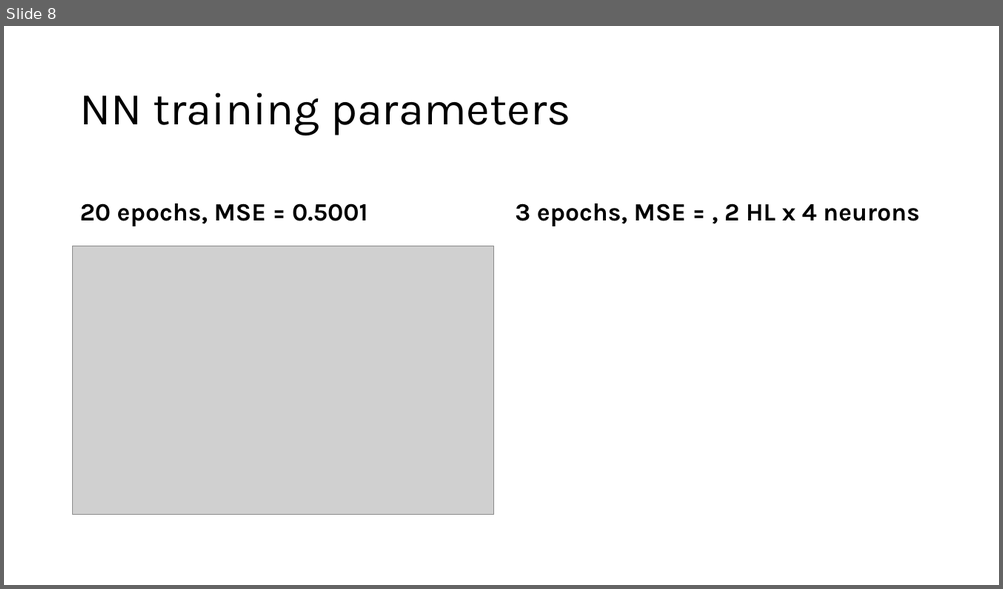
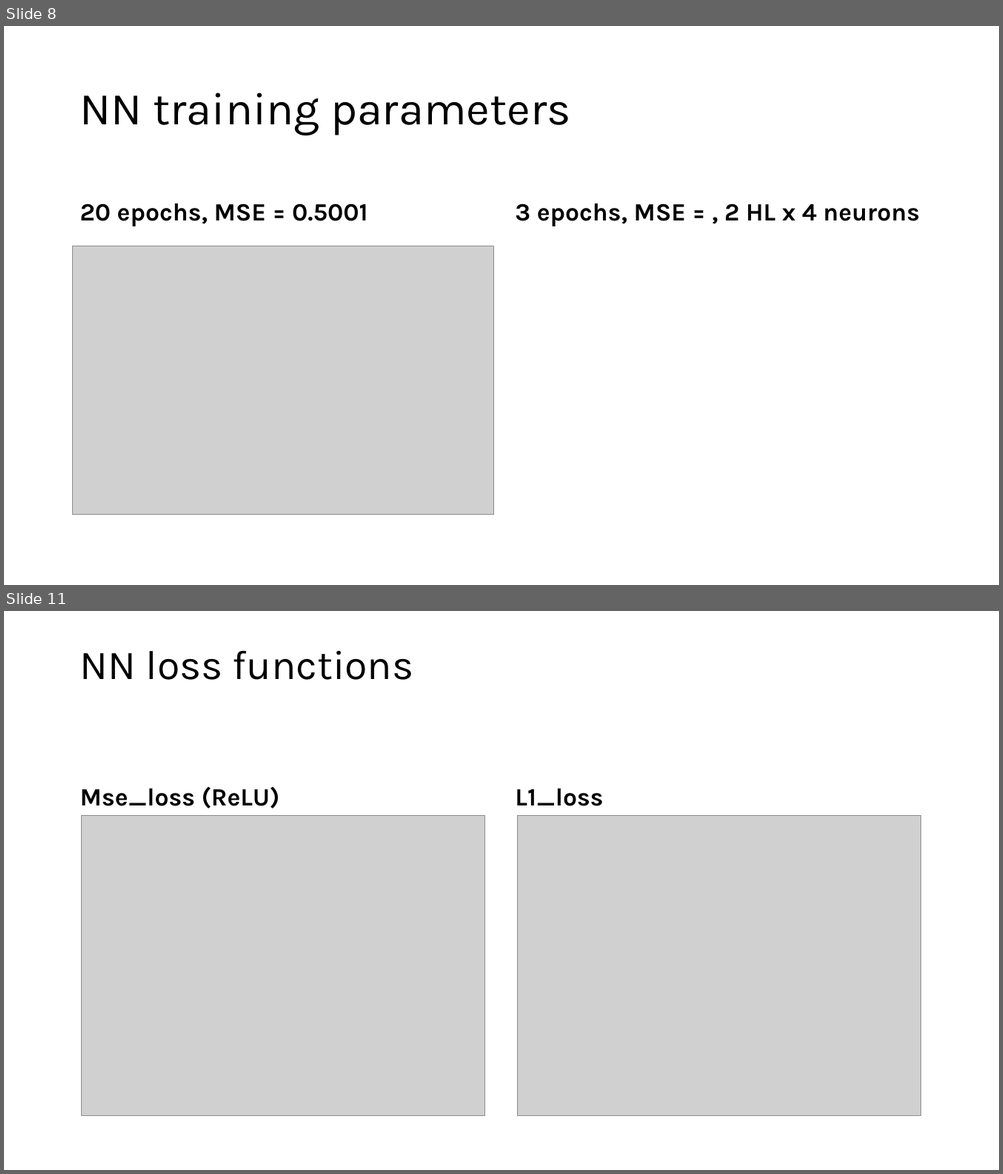
Before and after one commit to Carditis/Industrial-IoT-For-Digitization-Of-Electronic-Assets-Course, a slide deck: Final Project/FinalPresentation.pptx. Shown one above the other, each under a label of ours: slide 8 before the commit, slides 8 and 11 after it; the slides between them are not shown. The pictures are 1003x589 and 1003x1174 pixels, drawn with LibreOffice and Linux fonts; fonts in the diff are those of the drawing; grey boxes stand for pictures. Boxes give left, top, right and bottom in pixels: in the first picture for what was removed or moved away, otherwise in the second. Text is boxed around its words. In the diff, an @@ line names an element or a change of style, - is before the commit and + after.

```diff
--- a/Final Project/FinalPresentation.pptx
+++ b/Final Project/FinalPresentation.pptx
@@ slide 11 added at box(4, 611, 999, 1170), background #FFFFFF @@
@@ title added at box(80, 651, 414, 680), 39.6 pt, text #000000 @@
+NN loss functions
@@ text added at box(80, 787, 280, 809), 24 pt, text #000000, bold @@
+Mse_loss (ReLU)
@@ text added at box(515, 789, 603, 806), 24 pt, text #000000, bold @@
+L1_loss
@@ picture added at box(82, 815, 484, 1116) @@
@@ picture added at box(518, 815, 920, 1116) @@
```
Also in this commit, not shown: 1 slide changed, 2 other slides added, 2 other files.
